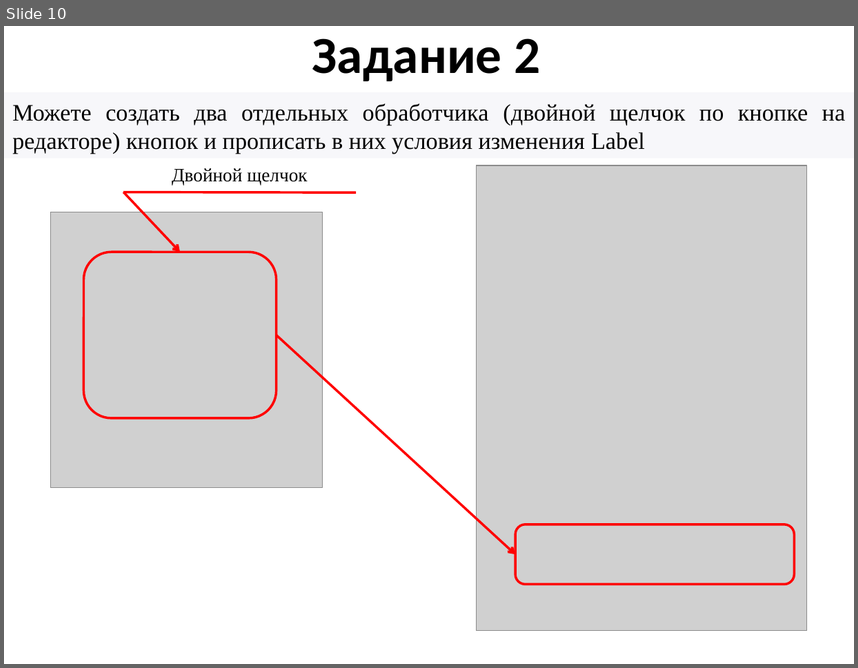
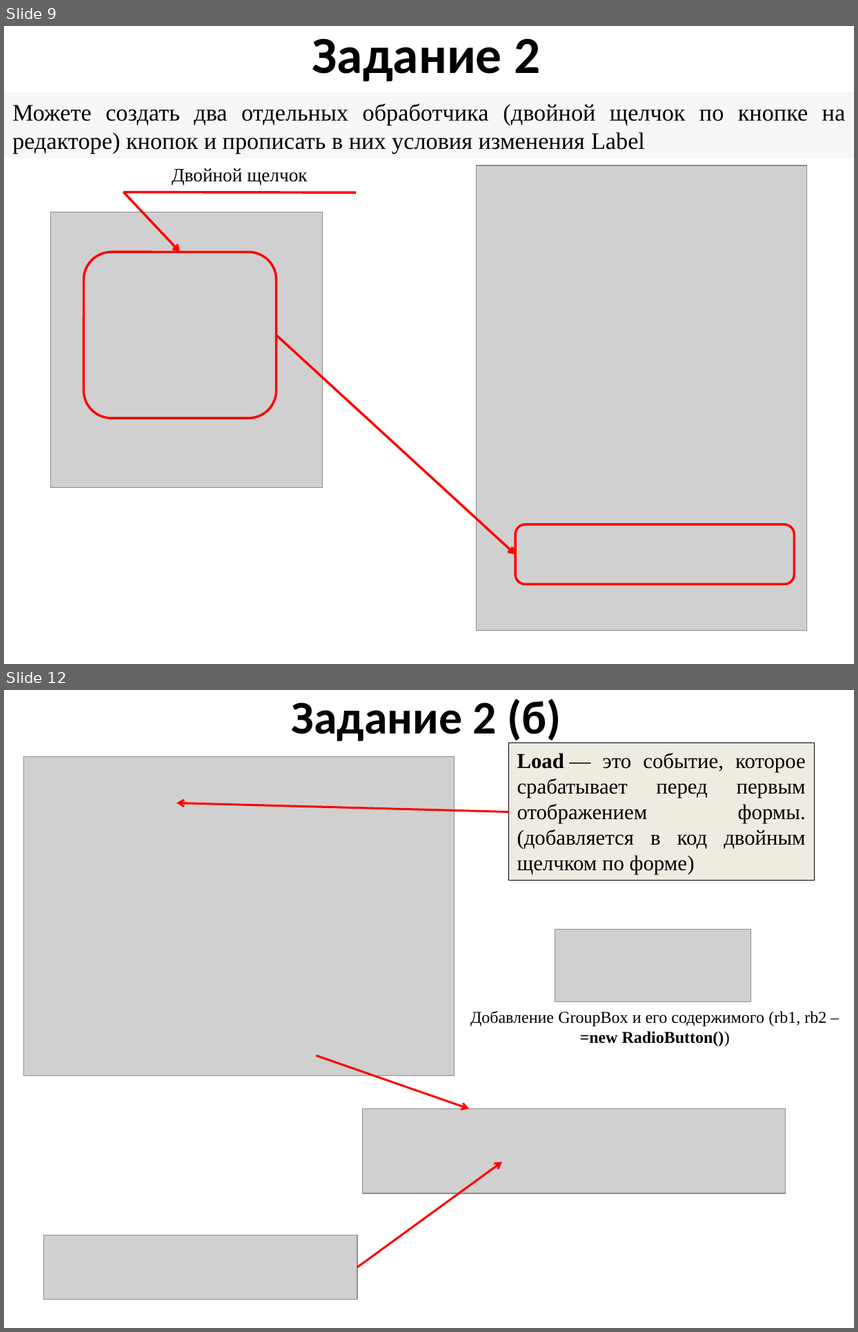
Before and after one commit to mbdatateach/site, a slide deck: sharp/1 Знакомство.pptx. Shown one above the other, each under a label of ours: slide 10 before the commit, slides 9 and 12 after it; the slides between them are not shown. The pictures are 858x668 and 858x1332 pixels, drawn with LibreOffice and Linux fonts; fonts in the diff are those of the drawing; grey boxes stand for pictures. Boxes give left, top, right and bottom in pixels: in the first picture for what was removed or moved away, otherwise in the second. Text is boxed around its words. In the diff, an @@ line names an element or a change of style, - is before the commit and + after.

```diff
--- a/sharp/1 Знакомство.pptx
+++ b/sharp/1 Знакомство.pptx
@@ slide 12 added at box(4, 690, 854, 1328), background #FFFFFF @@
@@ title added at box(292, 699, 561, 745), 39.6 pt, text #000000, bold @@
+Задание 2 (б)
@@ rectangle added at box(509, 742, 814, 880), fill #EEECE1, outline #000000 0.75 pt, 18 pt, text #000000 @@
+Load — это событие, которое срабатывает перед первым отображением формы. (добавляется в код двойным щелчком по форме)
@@ picture added at box(23, 756, 454, 1075) @@
@@ arrow added from (509, 811) to (176, 803), #FF0000 1.75 pt @@
@@ picture added at box(555, 929, 751, 1001) @@
@@ text added at box(470, 1011, 826, 1046), 14 pt, text #000000 @@
+Добавление GroupBox и его содержимого (rb1, rb2 – =new RadioButton())
@@ arrow added from (316, 1056) to (469, 1108), #FF0000 1.75 pt @@
@@ picture added at box(363, 1108, 785, 1192) @@
@@ arrow added from (358, 1268) to (502, 1162), #FF0000 1.75 pt @@
@@ picture added at box(44, 1235, 358, 1299) @@
@@ what was slide 10 is now slide 9 @@
```
Also in this commit, not shown: 3 slides changed, 2 other slides added, 1 slide removed, 8 other files.
